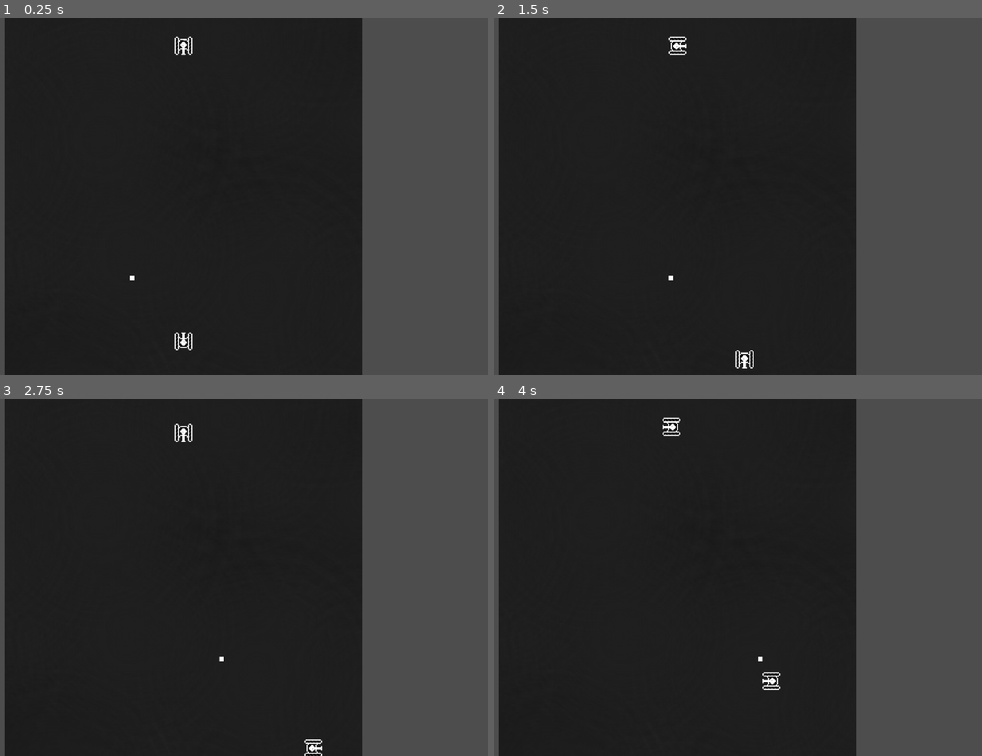
Above: before the commit, frames 1-4 (two rows, left to right).
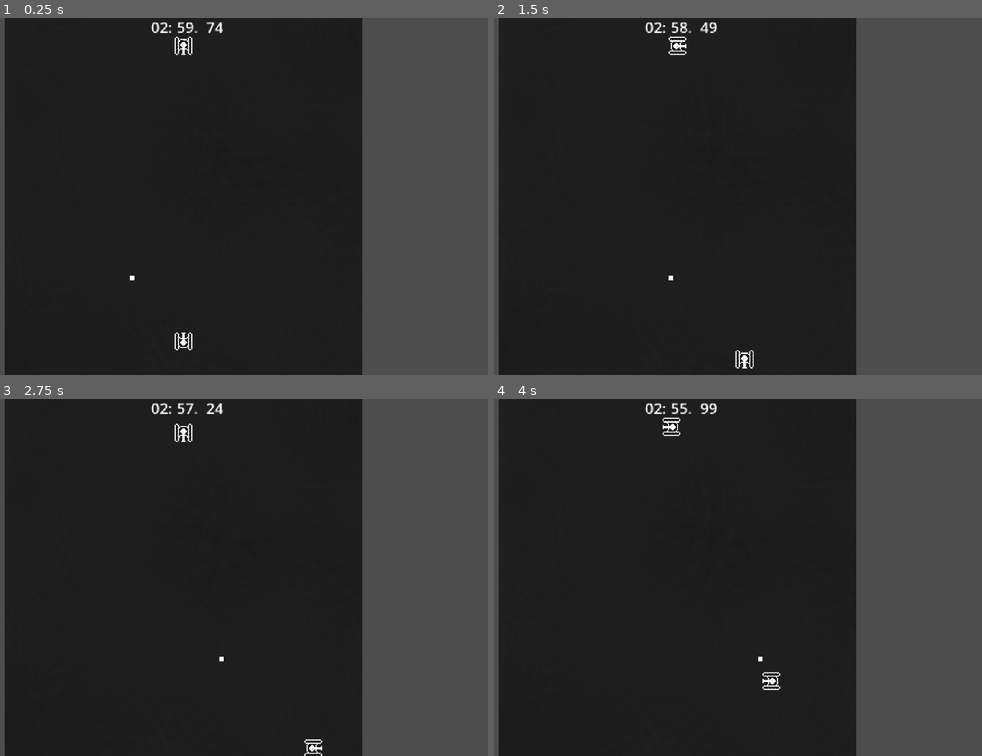
Above: after the commit, the same moments.

Repository: n0stresqote/erasmus_game
Game: Godot game, scene res://Scenes/main.tscn
Two runs of this game, one before a commit and one after it. Both use one fixed random seed, a clock stepped at 60 frames per second and the inputs below.
Inputs:
- Up to frame 1 (0.25 s): no input
- Up to frame 2 (1.5 s): hold Right (ui_right) 0.53-1.28 s; tap A (a_key) at 0.6 s; hold Down (ui_down) from 1.28 s (still down); tap D (d_key) at 1.35 s
- Up to frame 3 (2.75 s): release Down (ui_down) at 2.03 s; hold Right (ui_right) from 2.03 s (still down); tap S (s_key) at 2.1 s
- Up to frame 4 (4 s): release Right (ui_right) at 2.78 s; hold Up (ui_up) 2.78-3.53 s; tap W (w_key) at 2.85 s; hold Left (ui_left) from 3.53 s (still down); tap A (a_key) at 3.6 s

The runs differ from the first frame. In frame 1, 0.2% of the frame differs, in the area x 30-46%, y 1-5%; in frame 2, 0.2%; in frame 3, 0.2%; in frame 4, 0.2%.

Commit message:
timer
timer works again

Diff:
--- a/tank-busters/Scenes/Timer.tscn
+++ b/tank-busters/Scenes/Timer.tscn
@@ -1,6 +1,6 @@
 [gd_scene format=3 uid="uid://cwosnnfb3hpbs"]
 
-[ext_resource type="Script" uid="uid://dn8qml3ed0ado" path="res://timer.gd" id="1_notwg"]
+[ext_resource type="Script" uid="uid://dn8qml3ed0ado" path="res://Scripts/timer.gd" id="1_notwg"]
 
 [node name="Timer" type="Node2D" unique_id=1869915896]
 script = ExtResource("1_notwg")
@@ -33,3 +33,11 @@
 offset_bottom = 23.0
 text = "00"
 horizontal_alignment = 2
+
+[node name="Information" type="Label" parent="." unique_id=227371700]
+offset_left = 0.9999981
+offset_top = 93.0
+offset_right = 520.0
+offset_bottom = 116.0
+scale = Vector2(0.560023, 0.93554646)
+text = "If added into a scene, remember to paste it without the \"Panel\""
--- a/tank-busters/Scenes/main.tscn
+++ b/tank-busters/Scenes/main.tscn
@@ -2,8 +2,9 @@
 
 [ext_resource type="Texture2D" uid="uid://c1qjkardkn5do" path="res://Assets/bg_placeholder.png" id="1_jjgbg"]
 [ext_resource type="PackedScene" uid="uid://conbevxco65xn" path="res://Scenes/player1.tscn" id="2_bo1nx"]
-[ext_resource type="PackedScene" uid="uid://dmy3wrgh4363g" path="res://Scenes/player_2.tscn" id="3_8gbba"]
+[ext_resource type="PackedScene" uid="uid://bdh1mtju47edc" path="res://Scenes/player_2.tscn" id="3_8gbba"]
 [ext_resource type="PackedScene" uid="uid://dy4i4107cx6l8" path="res://Scenes/bullet.tscn" id="4_jjvhh"]
+[ext_resource type="PackedScene" uid="uid://cwosnnfb3hpbs" path="res://Scenes/Timer.tscn" id="5_kry3j"]
 
 [sub_resource type="WorldBoundaryShape2D" id="WorldBoundaryShape2D_8gbba"]
 distance = -160.0
@@ -55,3 +56,33 @@
 [node name="CollisionShape2D4" type="CollisionShape2D" parent="Edges_Collision" unique_id=708124842]
 position = Vector2(-166, 0)
 shape = SubResource("WorldBoundaryShape2D_21xkr")
+
+[node name="Timer" parent="." unique_id=1869915896 instance=ExtResource("5_kry3j")]
+position = Vector2(533, 38)
+
+[node name="Minutes" type="Label" parent="Timer" unique_id=2067209965]
+offset_left = -576.0
+offset_top = -199.0
+offset_right = -536.0
+offset_bottom = -176.0
+scale = Vector2(0.827778, 0.79899025)
+text = "00:"
+horizontal_alignment = 2
+
+[node name="Seconds" type="Label" parent="Timer" unique_id=2046590323]
+offset_left = -553.0
+offset_top = -199.0
+offset_right = -513.0
+offset_bottom = -176.0
+scale = Vector2(0.827778, 0.79899025)
+text = "00."
+horizontal_alignment = 2
+
+[node name="Msecs" type="Label" parent="Timer" unique_id=85103321]
+offset_left = -530.0
+offset_top = -199.0
+offset_right = -490.0
+offset_bottom = -176.0
+scale = Vector2(0.827778, 0.79899025)
+text = "00"
+horizontal_alignment = 2
--- a/tank-busters/timer.gd
+++ b/tank-busters/Scripts/timer.gd
@@ -1,16 +1,12 @@
 extends Node2D
 
-var total_time := 180.0 # 3 minutes in seconds
+var total_time := 180.0
 var minutes := 0
 var seconds := 0
 var msec := 0
 
 func _process(delta: float) -> void:
 	total_time -= delta
-
-	if total_time <= 0.0:
-		total_time = 0.0
-		set_process(false)
 
 	msec = int(fmod(total_time, 1.0) * 100)
 	seconds = int(fmod(total_time, 60))
Not shown, added: tank-busters/Assets/tileset.png.import
Empty file removed: tank-busters/Scenes/panel_2.gd
Not shown, removed: tank-busters/Scenes/panel_2.gd.uid
Renamed: tank-busters/timer.gd.uid -> tank-busters/Scripts/timer.gd.uid
